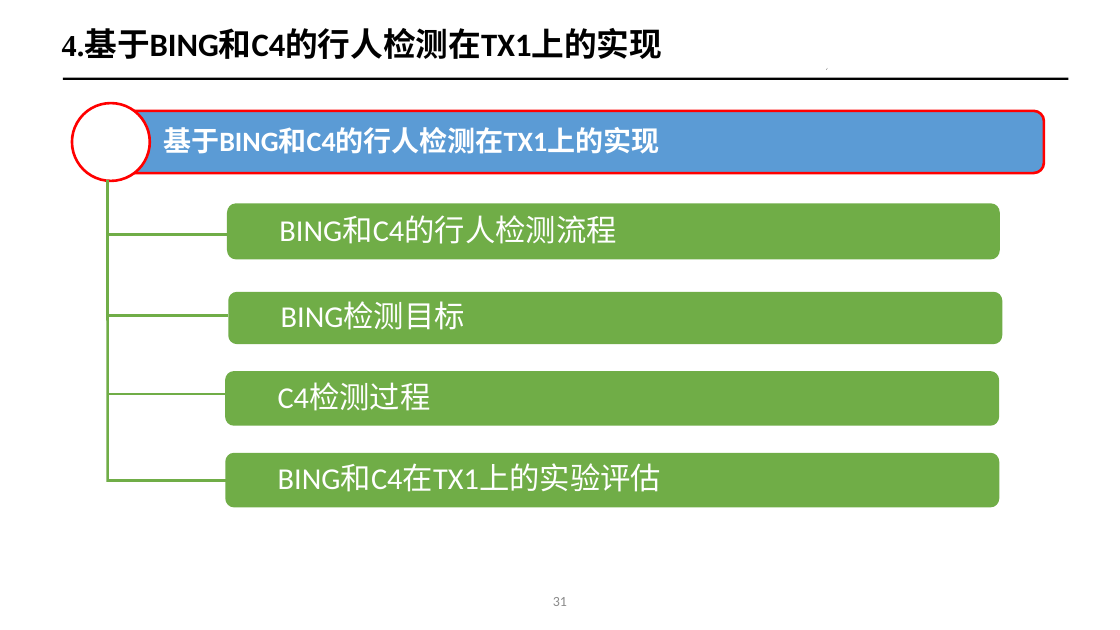
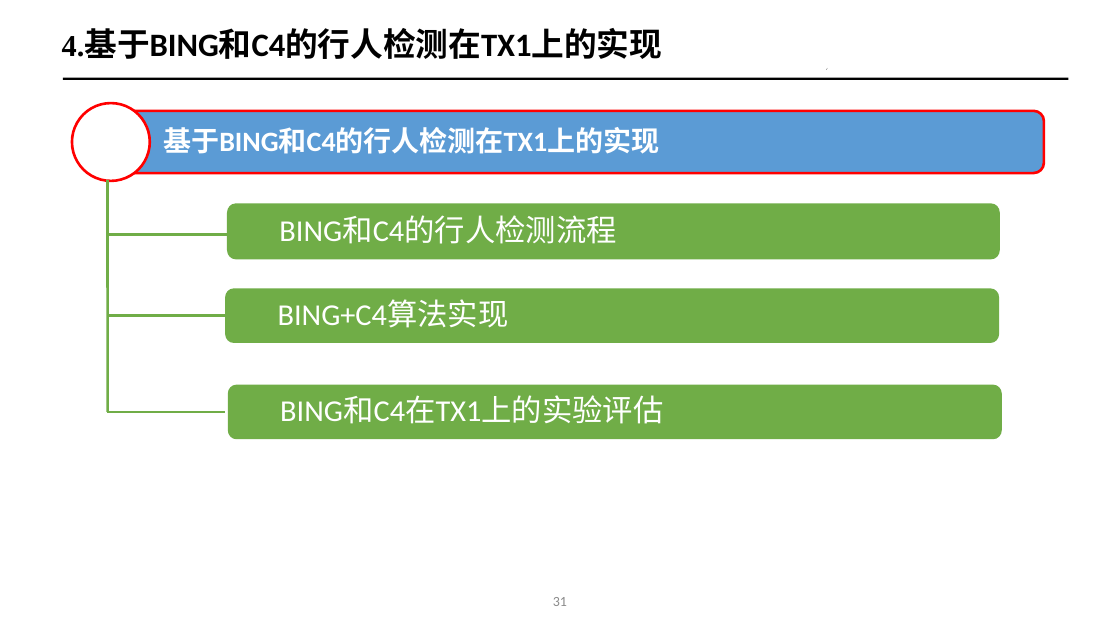
Before and after one commit to ailungoal/paper, a slide deck: slide 15 of 【王卫芳】硕士学位论文答辩.pptx (slide 28 before the commit). Drawn at 1120x630 pixels with LibreOffice and Linux fonts; fonts in the diff are those of the drawing. Boxes give left, top, right and bottom in pixels: in the first picture for what was removed or moved away, otherwise in the second. Text is boxed around its words. In the diff, an @@ line names an element or a change of style, - is before the commit and + after.

```diff
--- a/【王卫芳】硕士学位论文答辩.pptx
+++ b/【王卫芳】硕士学位论文答辩.pptx
@@ line moved from (108, 180) - (108, 482) to (108, 180) - (108, 412) @@
@@ freeform shape "BING+C4算法实现": place and size @@
-freeform shape "BING+C4算法实现" at <box>225,371,999,426</box>
+freeform shape "BING+C4算法实现" at <box>225,288,999,343</box>
@@ freeform shape removed at <box>229,292,1002,344</box> @@
-BING检测目标
@@ text in freeform shape at <box>278,300,509,328</box>: text changed @@
-C4检测过程
+BING+C4算法实现
@@ freeform shape "BING和C4在TX1上的实验评估": place and size @@
-freeform shape "BING和C4在TX1上的实验评估" at <box>225,453,999,507</box>
+freeform shape "BING和C4在TX1上的实验评估" at <box>228,385,1002,439</box>
@@ line moved from (108, 481) - (226, 481) to (107, 412) - (225, 412) @@
@@ line removed from (108, 394) to (225, 394) @@
```
Also in this commit, not shown: 11 other slides changed, 7 slides added, 16 slides removed, 1 other file.
